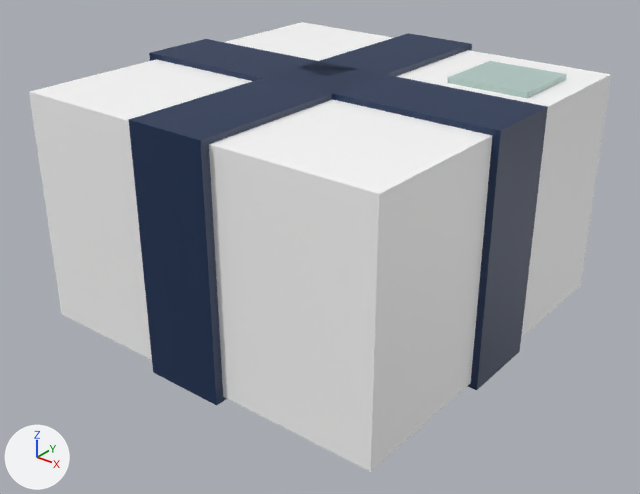
Two versions of the glTF model assets/objects/Tools/Portable Cardbox/Portable Cardbox.glb, one commit apart.
Camera for both pictures: a 50 mm camera at (2.59, -3.32, 1.98) aimed at (0.03, -0.11, -0.01). Lighting does not change. The marker at lower left points along +X, +Y and +Z. The older version comes first. Vertices at exactly the same position are counted once.
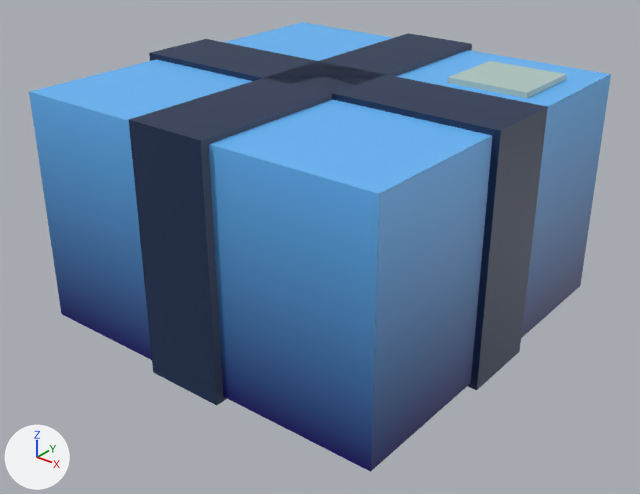
The edits, one by one:
Picture 'Box Texture' (img_box_texture) is new.
In material 'Material' (mat_material), base_color is no longer (1.0, 1.0, 1.0), white #ffffff.
In material 'Material' (mat_material), texture is now set to img_box_texture.
me_cube has 8 vertices, 12 faces and spans x -1.0..1.0, y -1.0..1.0, z -1.0..0.2.
me_cube is used by ob_cube; location (0.0, 0.0, 0.623).
me_cube part 1: texture (UV) coordinates of 12 of 12 faces, centred in x -1.0..1.0, y -1.0..1.0, z -1.0..0.2, changed; they spanned u 0.12..0.88, v 0.0..1.0 and now span u 0.0..1.0, v 0.0..0.91.
me_cube_003 has 8 vertices, 12 faces and spans x -1.07..1.01, y -0.21..0.21, z -1.02..0.22.
me_cube_003 is used by ob_cube_003; location (0.02, 0.0, 0.623).
me_cube_003 part 2: texture (UV) coordinates of 12 of 12 faces, centred in x -1.07..1.01, y -0.21..0.21, z -1.02..0.22, changed; they spanned u 0.12..0.88, v 0.0..1.0 and now span u 0.0..1.0, v 0.0..1.0.

Boxes (x1, y1, x2, y2) around the edits, measured in the pictures (640 x 494 px):
'Cube', surface changed (white to blue): (29, 22, 611, 472) in both
part 2 of me_cube_003, surface changed: (150, 42, 548, 388) in both
